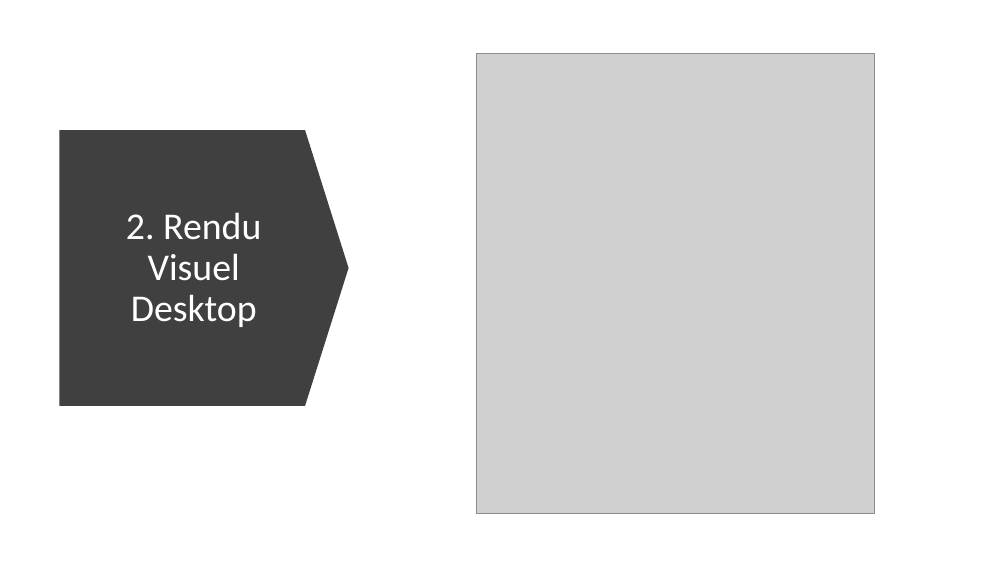
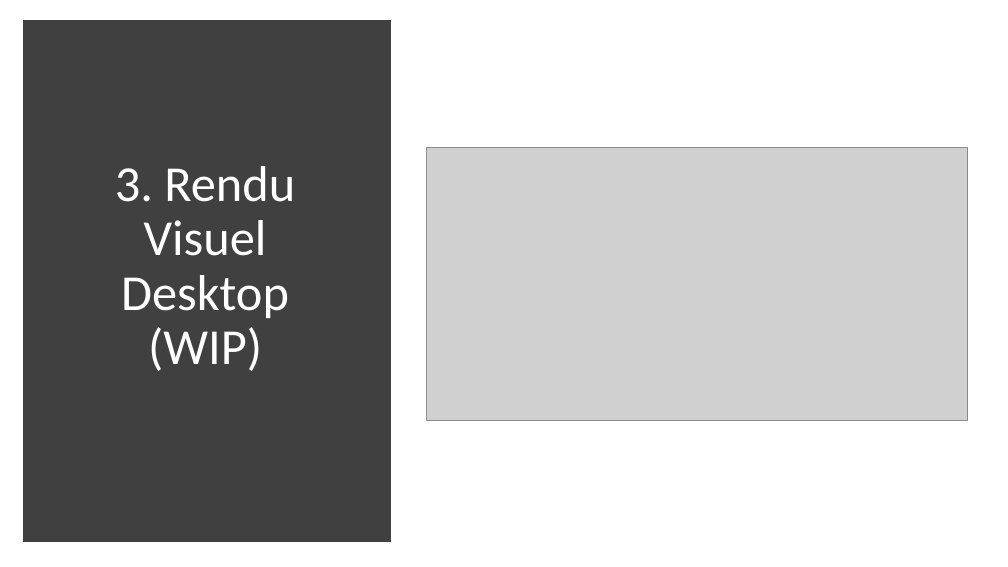
Before and after one commit to Dakusy/P3_OhMyFood, a slide deck: slide 5 of P3.pptx (slide 4 before the commit). Drawn at 1008x567 pixels with LibreOffice and Linux fonts; fonts in the diff are those of the drawing; grey boxes stand for pictures. Boxes give left, top, right and bottom in pixels: in the first picture for what was removed or moved away, otherwise in the second. Text is boxed around its words. In the diff, an @@ line names an element or a change of style, - is before the commit and + after.

Commit message:
desktop version

```diff
--- a/P3.pptx
+++ b/P3.pptx
@@ rectangle added at <box>28,26,386,537</box>, fill #404040, outline #404040 10 pt @@
@@ picture removed at <box>476,53,875,513</box> @@
@@ down arrow removed at <box>60,130,349,406</box> @@
@@ picture added at <box>426,147,969,420</box> @@
@@ title at <box>115,166,295,371</box>: text changed; size 36 to 48 pt @@
-2. Rendu Visuel Desktop
+3. Rendu Visuel Desktop (WIP)
```
Also in this commit, not shown: 2 other slides changed, 8 other files.
